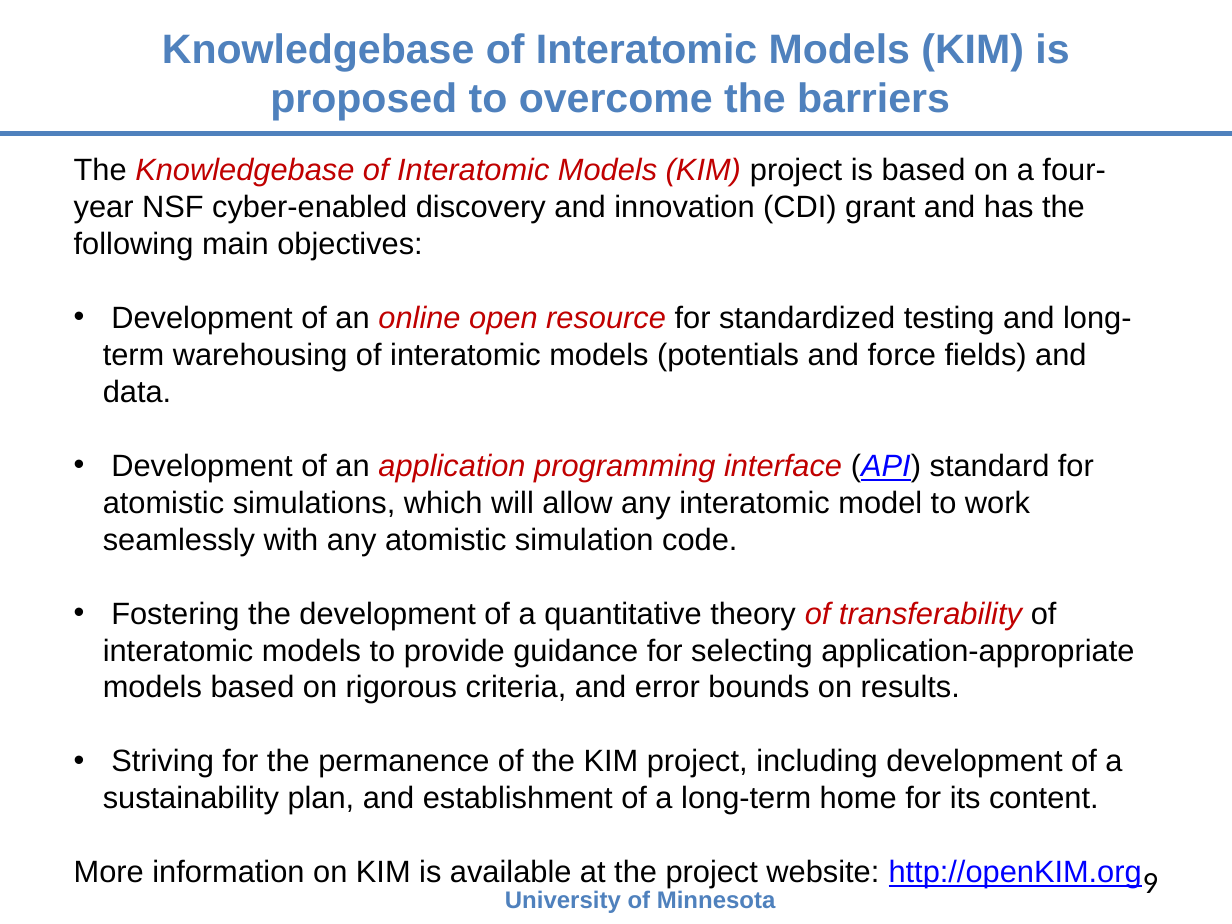
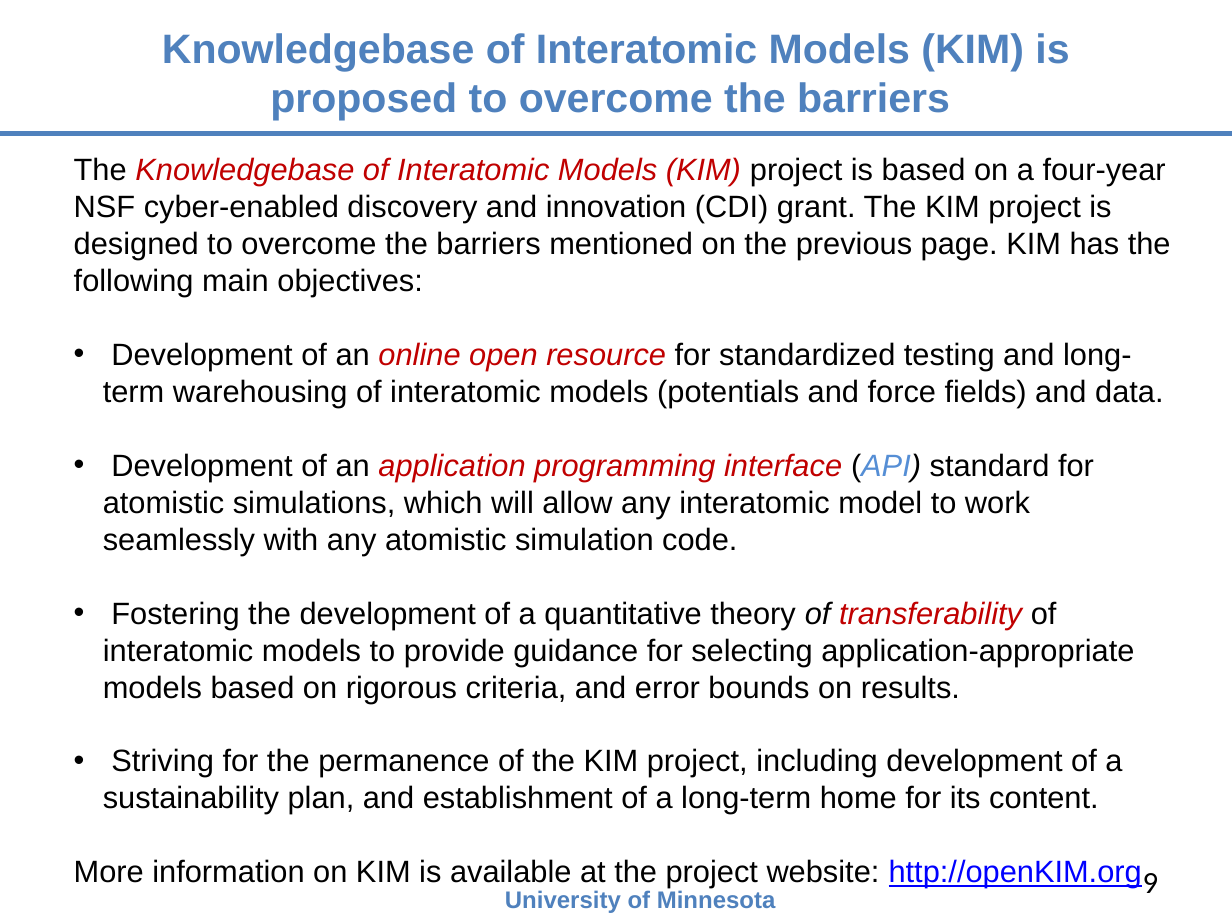
Before and after one commit to openkim/kim-api, a slide deck: slide 9 of DOCs/openkim-api-introduction.pptx. Drawn at 1232x924 pixels with LibreOffice and Linux fonts; fonts in the diff are those of the drawing. Boxes give left, top, right and bottom in pixels: in the first picture for what was removed or moved away, otherwise in the second. Text is boxed around its words. In the diff, an @@ line names an element or a change of style, - is before the commit and + after.

```diff
--- a/DOCs/openkim-api-introduction.pptx
+++ b/DOCs/openkim-api-introduction.pptx
@@ text at (74, 157, 1171, 297): text changed @@
-The Knowledgebase of Interatomic Models (KIM) project is based on a four-year NSF cyber-enabled discovery and innovation (CDI) grant and has the following main objectives:
+The Knowledgebase of Interatomic Models (KIM) project is based on a four-year NSF cyber-enabled discovery and innovation (CDI) grant. The KIM project is designed to overcome the barriers mentioned on the previous page. KIM has the following main objectives:
@@ text at (103, 453, 1134, 703): text colour #0000FF to #558ED5, italic on, underline off in "(API)"; text colour #C00000 to #000000 in "of" @@
```
Also in this commit, not shown: 20 other slides changed, 1 slide added, 7 slides removed, 2 other files.
